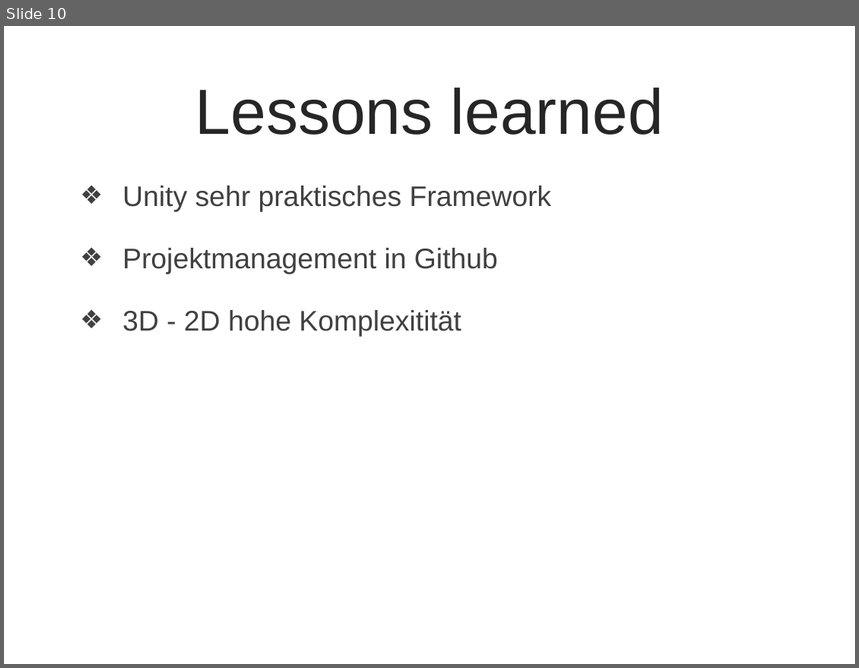
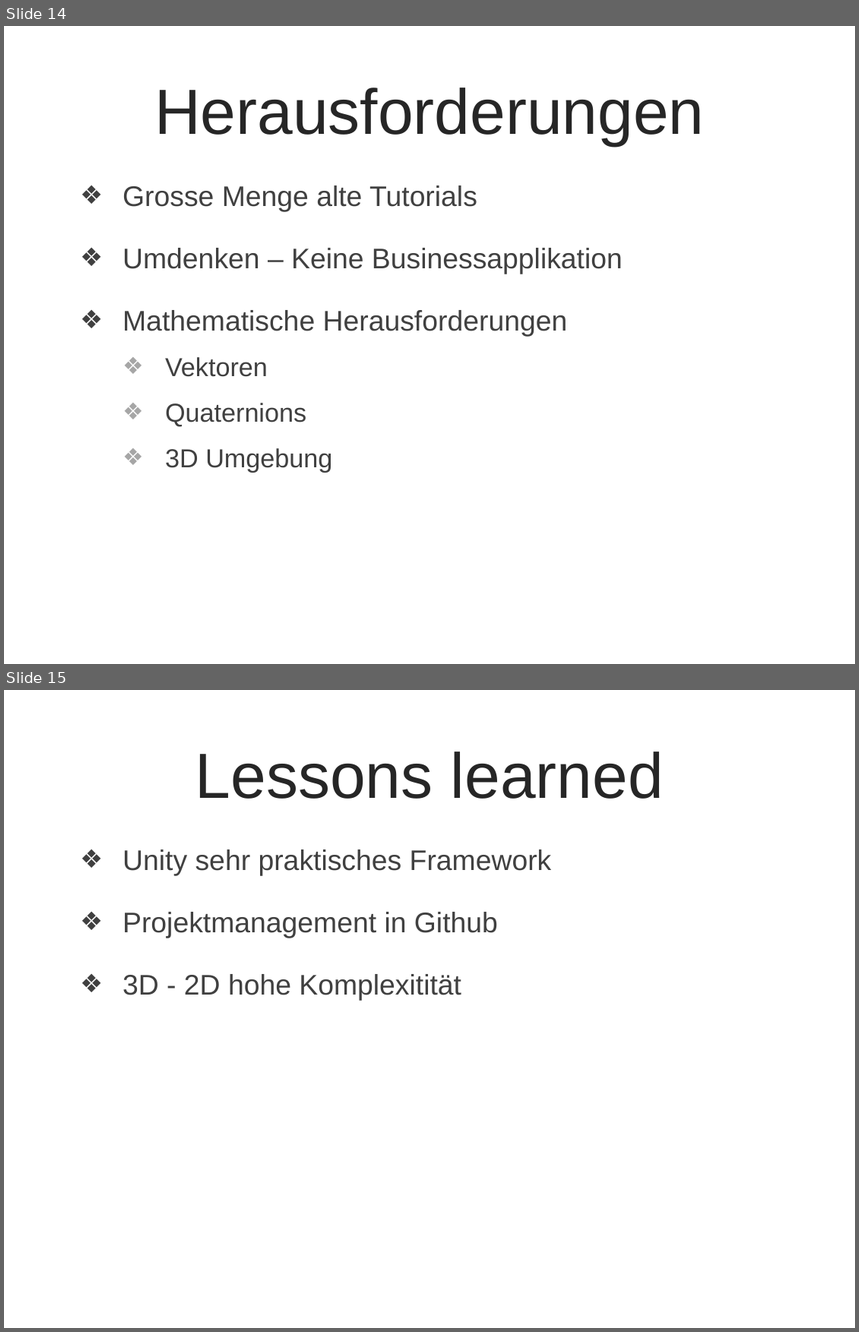
Before and after one commit to smowdy/bfh_projekt_1, a slide deck: doc/PP_Arcade_V1.pptx. Shown one above the other, each under a label of ours: slide 10 before the commit, slides 14 and 15 after it. The pictures are 859x668 and 859x1332 pixels, drawn with LibreOffice and Linux fonts; fonts in the diff are those of the drawing; background and template pictures are left out. Boxes give left, top, right and bottom in pixels: in the first picture for what was removed or moved away, otherwise in the second. Text is boxed around its words. In the diff, an @@ line names an element or a change of style, - is before the commit and + after.

```diff
--- a/doc/PP_Arcade_V1.pptx
+++ b/doc/PP_Arcade_V1.pptx
@@ slide 14 added at (4, 26, 855, 664), background picture (left out) @@
@@ title added at (154, 88, 705, 145), 54 pt, text #262626 @@
+Herausforderungen
@@ text added at (123, 186, 623, 472), 24 pt, text #404040 @@
+❖ Grosse Menge alte Tutorials
+❖ Umdenken – Keine Businessapplikation
+❖ Mathematische Herausforderungen
+  ❖ Vektoren
+  ❖ Quaternions
+  ❖ 3D Umgebung
@@ what was slide 10 is now slide 15 @@
```
Also in this commit, not shown: 5 slides changed, 9 other slides added, 3 slides removed.
